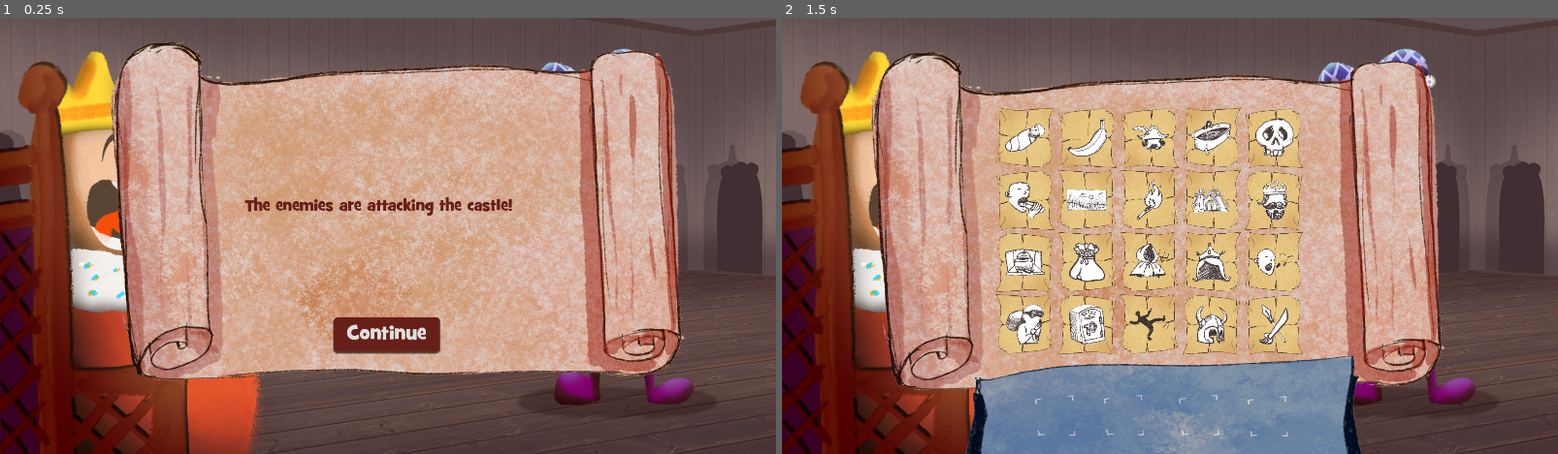
Above: before the commit, frames 1-2 (left to right).
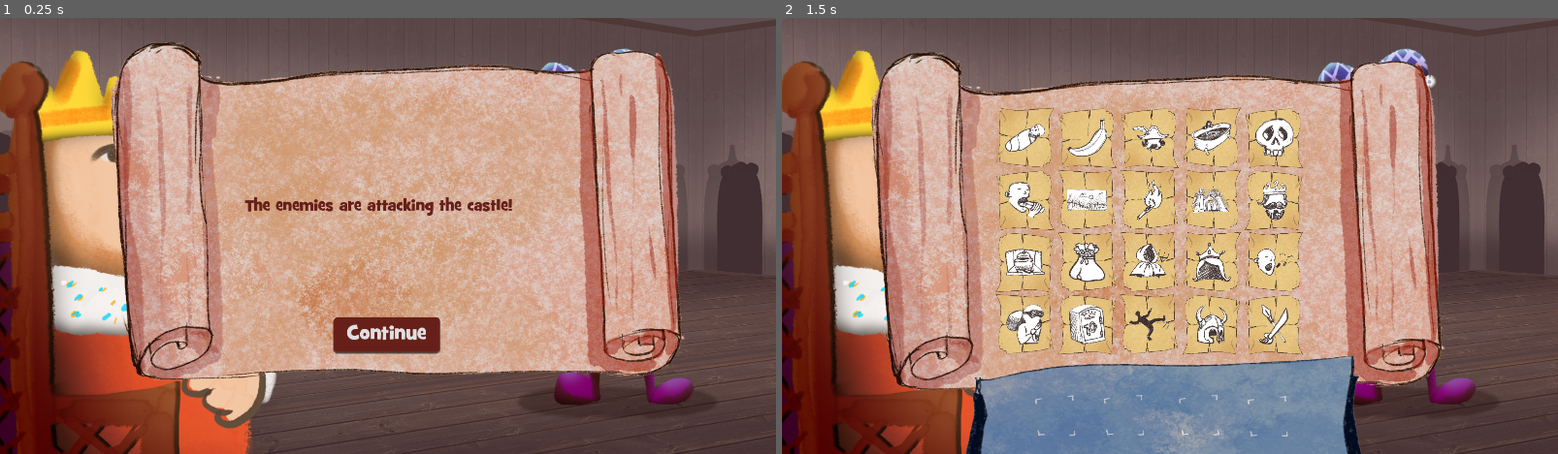
Above: after the commit, the same moments.

Repository: P-Wallis/GGJ-2024
Game: Godot game, scene res://Scenes/level.tscn
Same seed, same stepped clock (60 frames per second), same inputs: the game is played once before the commit and once after it.
Inputs:
- Up to frame 1 (0.25 s): no input
- Up to frame 2 (1.5 s): click "Continue" at 0.5 s; tap Enter at 1.25 s

The runs differ from the first frame. In frame 1, 12% of the frame differs, in the area x 0-36%, y 7-100%; in frame 2, 8.8%.

Commit message:
- Added King animation reactions - Added king scene to level to replace placeholder sprite

Diff:
--- /dev/null
+++ b/Scenes/king.tscn
@@ -0,0 +1,125 @@
+[gd_scene load_steps=15 format=3 uid="uid://c6k77gh1e57bu"]
+
+[ext_resource type="Texture2D" uid="uid://bff7suggknhbj" path="res://Assets/Sprites/King/PNGs/king-Amused_0.png" id="1_vompm"]
+[ext_resource type="Texture2D" uid="uid://dhi2deb1wk54d" path="res://Assets/Sprites/King/PNGs/king-Amused_1.png" id="2_jci7p"]
+[ext_resource type="Texture2D" uid="uid://ph8vw66tg2d5" path="res://Assets/Sprites/King/PNGs/king-Angry_0.png" id="3_xxiee"]
+[ext_resource type="Texture2D" uid="uid://b0khsgwc33kww" path="res://Assets/Sprites/King/PNGs/king-Angry_1.png" id="4_ulm7q"]
+[ext_resource type="Texture2D" uid="uid://dh8jttfmxst6q" path="res://Assets/Sprites/King/PNGs/king-Angry2_0.png" id="5_pblbv"]
+[ext_resource type="Texture2D" uid="uid://vofgm4g3l4ts" path="res://Assets/Sprites/King/PNGs/king-Angry2_1.png" id="6_kxkev"]
+[ext_resource type="Texture2D" uid="uid://ccn128dbcjb2i" path="res://Assets/Sprites/King/PNGs/king-Confused_0.png" id="7_uo58s"]
+[ext_resource type="Texture2D" uid="uid://gvfcuif07d2j" path="res://Assets/Sprites/King/PNGs/king-Confused_1.png" id="8_soi36"]
+[ext_resource type="Texture2D" uid="uid://crp5bmiv31hnd" path="res://Assets/Sprites/King/PNGs/king-Correct_0.png" id="9_sojx2"]
+[ext_resource type="Texture2D" uid="uid://dd8mvtuocu8gi" path="res://Assets/Sprites/King/PNGs/king-Correct_1.png" id="10_jgqp8"]
+[ext_resource type="Texture2D" uid="uid://tnmmfem14d7m" path="res://Assets/Sprites/King/PNGs/king-Idle_0.png" id="11_oi2yh"]
+[ext_resource type="Texture2D" uid="uid://b6ngdud2e4ysw" path="res://Assets/Sprites/King/PNGs/king-Idle_1.png" id="12_yc2lr"]
+[ext_resource type="Texture2D" uid="uid://bphhd2wus2gjn" path="res://Assets/Sprites/King/PNGs/king-Idle_2.png" id="13_sem20"]
+
+[sub_resource type="SpriteFrames" id="SpriteFrames_sjb5b"]
+animations = [{
+"frames": [{
+"duration": 1.0,
+"texture": ExtResource("1_vompm")
+}, {
+"duration": 1.0,
+"texture": ExtResource("2_jci7p")
+}],
+"loop": true,
+"name": &"Amused",
+"speed": 5.0
+}, {
+"frames": [{
+"duration": 2.0,
+"texture": ExtResource("3_xxiee")
+}, {
+"duration": 2.0,
+"texture": ExtResource("4_ulm7q")
+}, {
+"duration": 2.0,
+"texture": ExtResource("3_xxiee")
+}, {
+"duration": 2.0,
+"texture": ExtResource("4_ulm7q")
+}, {
+"duration": 2.0,
+"texture": ExtResource("5_pblbv")
+}, {
+"duration": 2.0,
+"texture": ExtResource("6_kxkev")
+}, {
+"duration": 2.0,
+"texture": ExtResource("5_pblbv")
+}, {
+"duration": 2.0,
+"texture": ExtResource("6_kxkev")
+}],
+"loop": true,
+"name": &"Angry",
+"speed": 5.0
+}, {
+"frames": [{
+"duration": 2.0,
+"texture": ExtResource("7_uo58s")
+}, {
+"duration": 6.0,
+"texture": ExtResource("8_soi36")
+}],
+"loop": true,
+"name": &"Confused",
+"speed": 5.0
+}, {
+"frames": [{
+"duration": 1.0,
+"texture": ExtResource("1_vompm")
+}, {
+"duration": 1.0,
+"texture": ExtResource("2_jci7p")
+}, {
+"duration": 1.0,
+"texture": ExtResource("1_vompm")
+}, {
+"duration": 1.0,
+"texture": ExtResource("2_jci7p")
+}, {
+"duration": 1.0,
+"texture": ExtResource("1_vompm")
+}, {
+"duration": 1.0,
+"texture": ExtResource("2_jci7p")
+}, {
+"duration": 1.0,
+"texture": ExtResource("9_sojx2")
+}, {
+"duration": 1.0,
+"texture": ExtResource("10_jgqp8")
+}, {
+"duration": 1.0,
+"texture": ExtResource("9_sojx2")
+}, {
+"duration": 6.0,
+"texture": ExtResource("10_jgqp8")
+}],
+"loop": true,
+"name": &"Correct",
+"speed": 5.0
+}, {
+"frames": [{
+"duration": 2.0,
+"texture": ExtResource("11_oi2yh")
+}, {
+"duration": 2.0,
+"texture": ExtResource("12_yc2lr")
+}, {
+"duration": 2.0,
+"texture": ExtResource("13_sem20")
+}],
+"loop": true,
+"name": &"Idle",
+"speed": 5.0
+}]
+
+[node name="King" type="Node2D"]
+
+[node name="AnimatedSprite2D" type="AnimatedSprite2D" parent="."]
+sprite_frames = SubResource("SpriteFrames_sjb5b")
+animation = &"Idle"
+frame_progress = 0.105009
--- a/Scenes/level.tscn
+++ b/Scenes/level.tscn
@@ -2,12 +2,12 @@
 
 [ext_resource type="Script" path="res://Scripts/levelManager.gd" id="1_l67pb"]
 [ext_resource type="Texture2D" uid="uid://j6mtetcsh4ch" path="res://Assets/Sprites/BGbackground.png" id="1_tdkdg"]
-[ext_resource type="Texture2D" uid="uid://cwcxc727le3ra" path="res://Assets/Sprites/King_PH.png" id="2_737ks"]
 [ext_resource type="Resource" uid="uid://b8uhwy5srtjuk" path="res://MessageData/VikingsAtGate.tres" id="2_sog57"]
 [ext_resource type="PackedScene" uid="uid://cawgtx8itufjp" path="res://Scenes/UIScenes/cards_and_slots_ui.tscn" id="4_8dvat"]
 [ext_resource type="PackedScene" uid="uid://dkdbhb5k75xx2" path="res://Scenes/UIScenes/message_ui.tscn" id="5_0apc2"]
-[ext_resource type="PackedScene" path="res://Scenes/UIScenes/thought_bubble_ui.tscn" id="7_wchay"]
+[ext_resource type="PackedScene" uid="uid://dui72aep4hato" path="res://Scenes/UIScenes/thought_bubble_ui.tscn" id="7_wchay"]
 [ext_resource type="PackedScene" uid="uid://cps5ihmajsylk" path="res://Scenes/UIScenes/reaction_options_ui.tscn" id="8_lt7mv"]
+[ext_resource type="PackedScene" uid="uid://c6k77gh1e57bu" path="res://Scenes/king.tscn" id="9_6pw06"]
 [ext_resource type="PackedScene" uid="uid://bdsqh086unyq7" path="res://Scenes/jester.tscn" id="9_e283u"]
 
 [node name="Level" type="Node2D"]
@@ -18,12 +18,6 @@
 position = Vector2(0, -63)
 scale = Vector2(0.966667, 0.966667)
 texture = ExtResource("1_tdkdg")
-centered = false
-
-[node name="King" type="Sprite2D" parent="."]
-position = Vector2(0, 79.4843)
-scale = Vector2(0.916094, 0.916093)
-texture = ExtResource("2_737ks")
 centered = false
 
 [node name="message_ui" parent="." instance=ExtResource("5_0apc2")]
@@ -38,3 +32,6 @@
 
 [node name="Jester" parent="." instance=ExtResource("9_e283u")]
 position = Vector2(1571, 957)
+
+[node name="King" parent="." instance=ExtResource("9_6pw06")]
+position = Vector2(572, 555)
Renamed: Assets/Sprites/King_PH.png -> Assets/Sprites/King/King_PH.png
Not shown, added: Assets/Sprites/King/King_PH.png.import
Binary file added: Assets/Sprites/King/PNGs/king-Amused_0.png
Not shown, changed: Assets/Sprites/King/PNGs/king-Amused_0.png.import
Binary file added: Assets/Sprites/King/PNGs/king-Amused_1.png
Not shown, added: Assets/Sprites/King/PNGs/king-Amused_1.png.import
Binary file added: Assets/Sprites/King/PNGs/king-Angry2_0.png
Not shown, added: Assets/Sprites/King/PNGs/king-Angry2_0.png.import
Binary file added: Assets/Sprites/King/PNGs/king-Angry2_1.png
Not shown, added: Assets/Sprites/King/PNGs/king-Angry2_1.png.import
Binary file added: Assets/Sprites/King/PNGs/king-Angry_0.png
Not shown, added: Assets/Sprites/King/PNGs/king-Angry_0.png.import
(and 16 more such lines)
